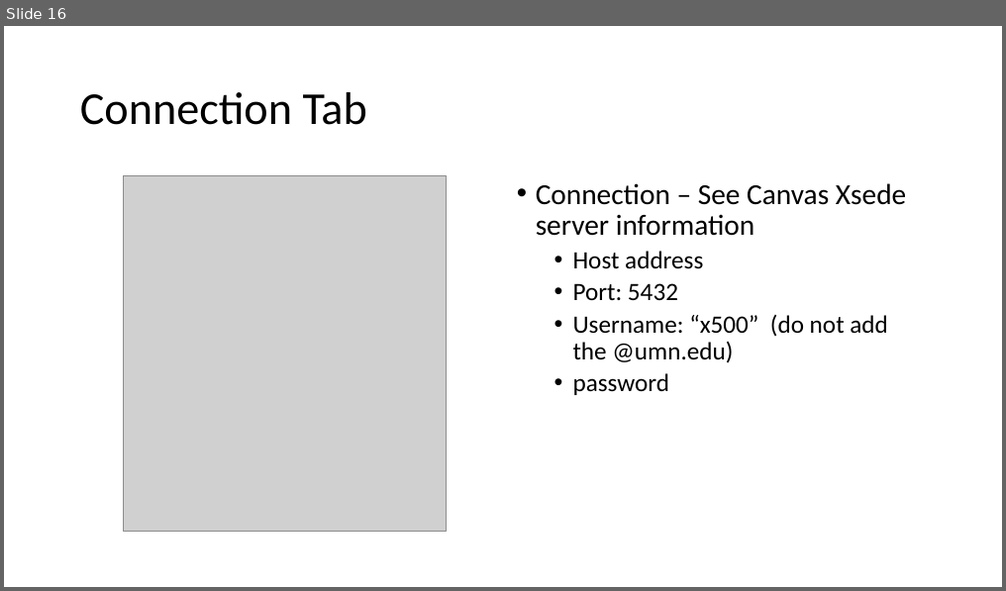
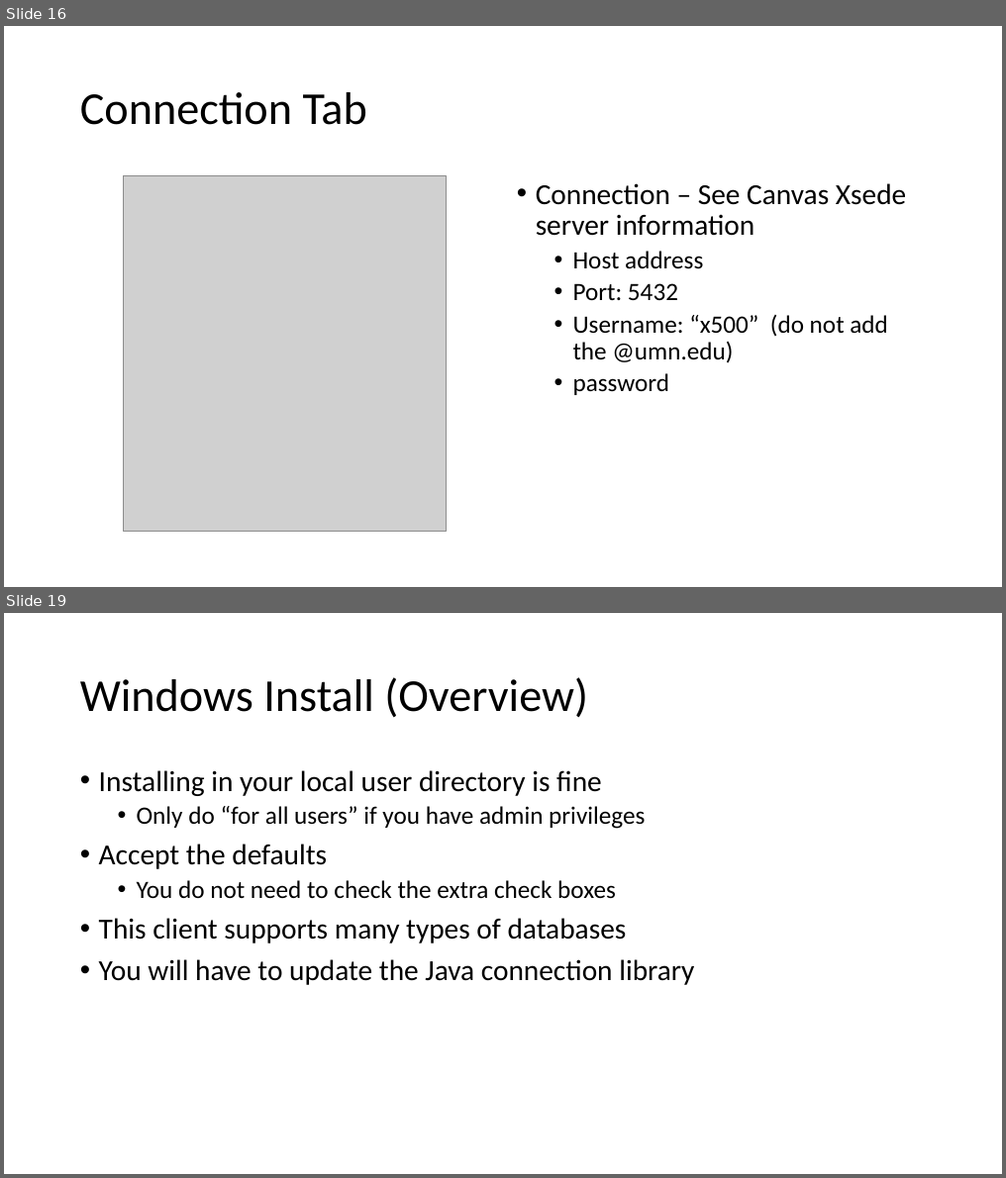
Before and after one commit to MGIS-UMN/GIS5577_week1, a slide deck: Installing Database Clients.odp. Shown one above the other, each under a label of ours: slide 16 before the commit, slides 16 and 19 after it; the slides between them are not shown. The pictures are 1006x591 and 1006x1178 pixels, drawn with LibreOffice and Linux fonts; fonts in the diff are those of the drawing; grey boxes stand for pictures. Boxes give left, top, right and bottom in pixels: in the first picture for what was removed or moved away, otherwise in the second. Text is boxed around its words. In the diff, an @@ line names an element or a change of style, - is before the commit and + after.

Commit message:
Updated  Database Clients and added a new power point for remote v local computing

```diff
--- a/Installing Database Clients.odp
+++ b/Installing Database Clients.odp
@@ slide 19 added at (4,613,1002,1174), background #FFFFFF @@
@@ title added at (80,677,588,718), 44 pt, text #000000 @@
+Windows Install (Overview)
@@ text added at (99,770,694,985), 28 pt, text #000000 @@
+• Installing in your local user directory is fine
+  • Only do “for all users” if you have admin privileges
+• Accept the defaults
+  • You do not need to check the extra check boxes
+• This client supports many types of databases
+• You will have to update the Java connection library
```
Also in this commit, not shown: 17 other slides added, 1 other file.
